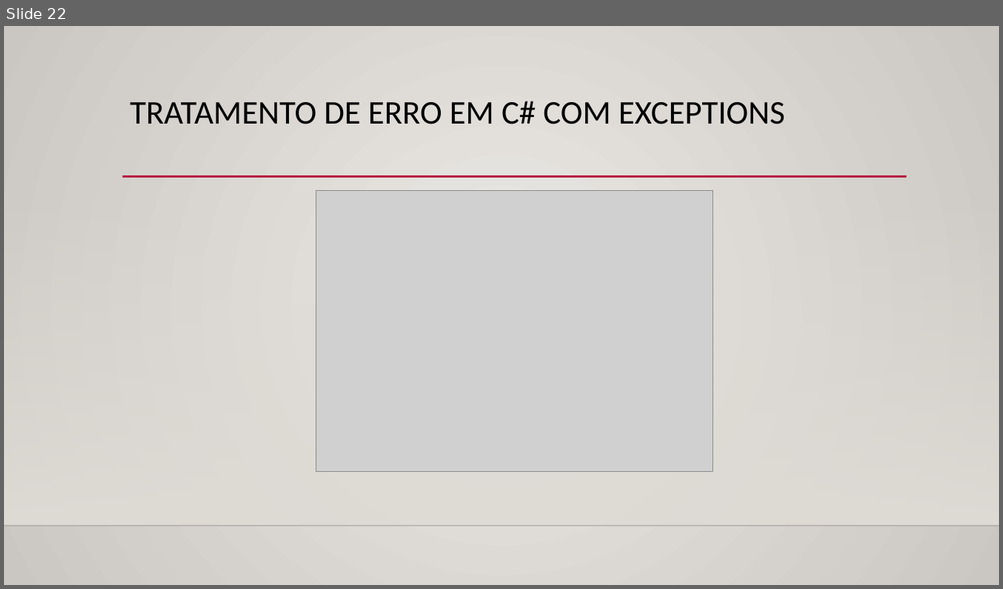
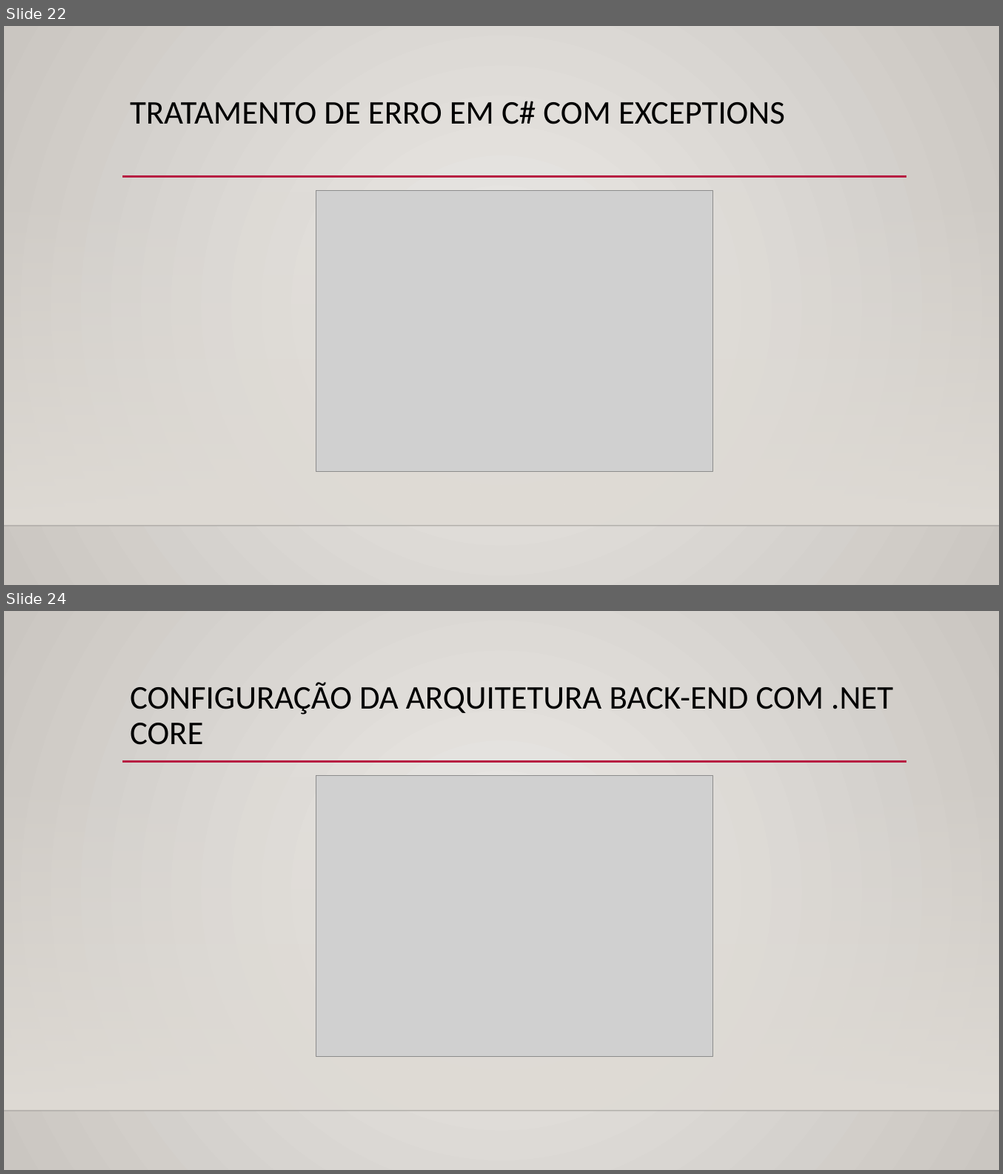
Before and after one commit to Rosem111/Evolu-o-na-DIO, a slide deck: Conquistas/Conquistas.pptx. Shown one above the other, each under a label of ours: slide 22 before the commit, slides 22 and 24 after it; the slides between them are not shown. The pictures are 1003x589 and 1003x1174 pixels, drawn with LibreOffice and Linux fonts; fonts in the diff are those of the drawing; grey boxes stand for pictures; background and template pictures are left out. Boxes give left, top, right and bottom in pixels: in the first picture for what was removed or moved away, otherwise in the second. Text is boxed around its words. In the diff, an @@ line names an element or a change of style, - is before the commit and + after.

```diff
--- a/Conquistas/Conquistas.pptx
+++ b/Conquistas/Conquistas.pptx
@@ slide 24 added at [4, 611, 999, 1170], background gradient #ECEAE7 to #CAC7C1; not listed: 3 template elements that a slide beside it also shows @@
@@ title added at [130, 682, 893, 745], 32 pt, text #000000 @@
+CONFIGURAÇÃO DA ARQUITETURA BACK-END COM .NET CORE
@@ picture added at [316, 775, 712, 1056] @@
```
Also in this commit, not shown: 2 other slides added.
